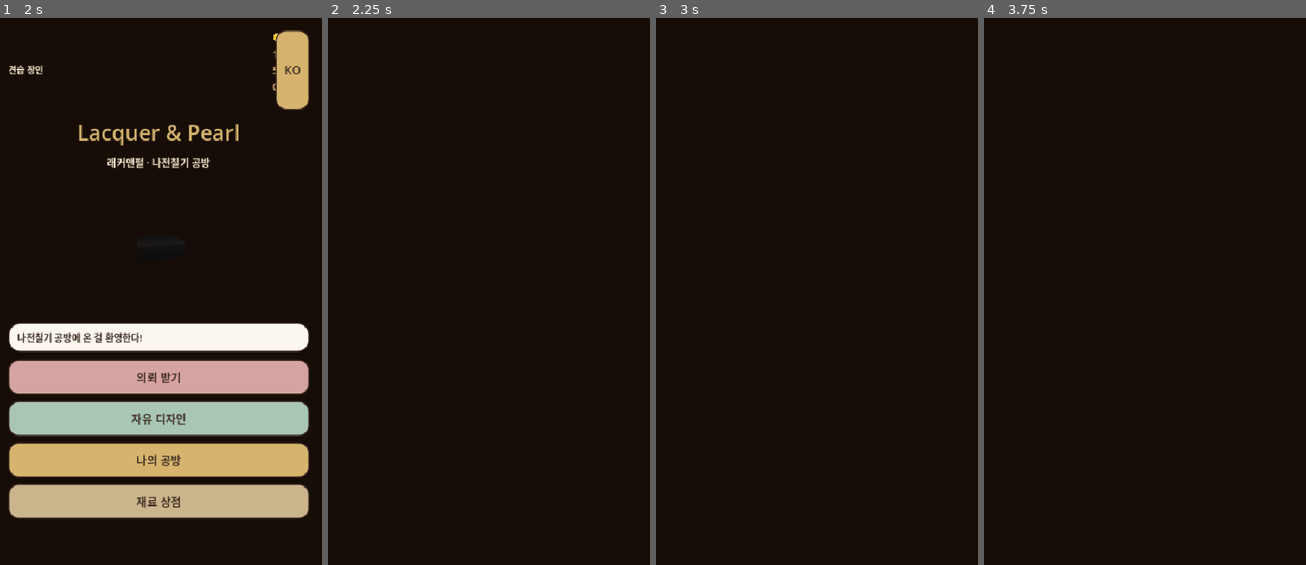
Above: before the commit, frames 1-4 (left to right).
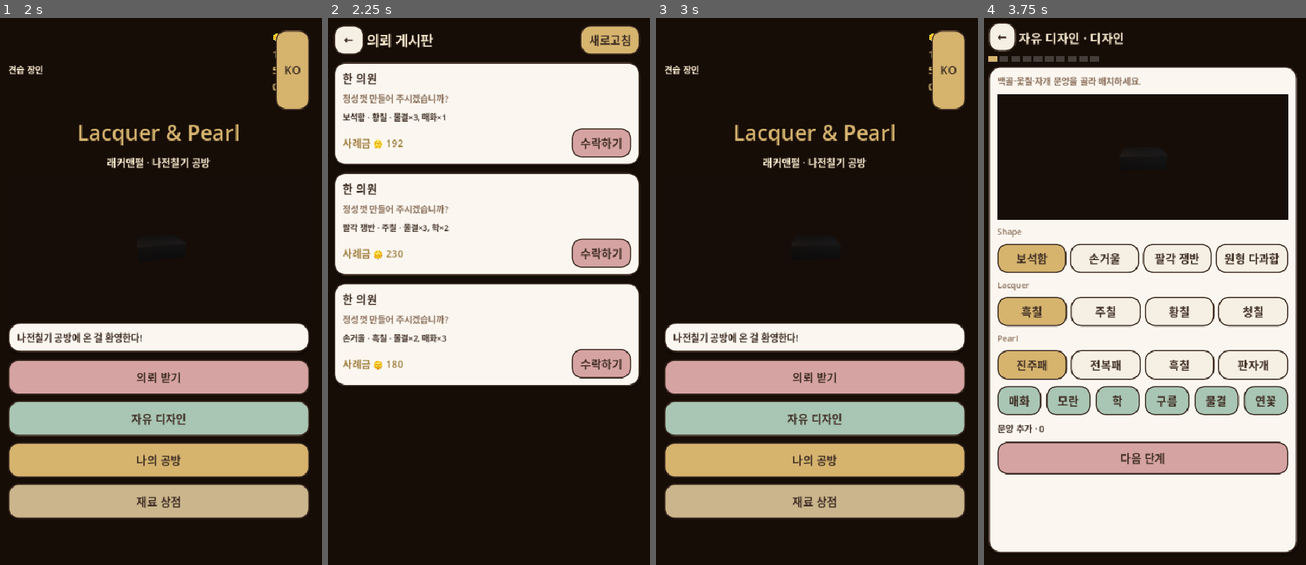
Above: after the commit, the same moments.

Repository: Lacquer-Pearl/lacquerandpearl
Game: Godot game, scene res://scenes/main.tscn
Two runs of this game, one before a commit and one after it. Both use one fixed random seed, a clock stepped at 60 frames per second and the inputs below.
Inputs (mouse positions are in pixels of both pictures, inside the frame that each line leads up to):
- Up to frame 1 (2 s): click "KO" at 0.5 s; click "EN" at 1.25 s
- Up to frame 2 (2.25 s): click "의뢰 받기" at 2 s
- Up to frame 3 (3 s): click (675, 39) at 2.75 s, where only the run after the commit has a clickable "←"
- Up to frame 4 (3.75 s): click (1141, 417) at 3.5 s, where only the run after the commit has a clickable "자유 디자인"

Frame 1 is identical in both runs. In frame 2, 55% of the frame differs, in the area x 1-97%, y 1-68%; in frame 3, 31%; in frame 4, 66%, in the area x 1-98%, y 0-98%.
Error before the commit: Parse Error: Cannot infer the type of "name" variable because the value doesn't have a set type. (res://scripts/board_screen.gd:51)

Commit message:
커밋

Diff:
--- a/godot/scripts/board_screen.gd
+++ b/godot/scripts/board_screen.gd
@@ -48,18 +48,21 @@
 	var box := VBoxContainer.new()
 	box.add_theme_constant_override("separation", 8)
 	panel.add_child(box)
-	var name := c["name_ko"] if I18n.lang() == "ko" else c["name_en"]
-	box.add_child(UiKit.make_label(str(name), 18))
-	var line := c["line_ko"] if I18n.lang() == "ko" else c["line_en"]
-	box.add_child(UiKit.make_label(str(line), 14, UiKit.BROWN_LIGHT))
-	var shape: String = c["shape"]
-	var lacquer: String = c["lacquer"]
-	var shape_name: String = GameData.SHAPES[shape]["name_ko" if I18n.lang() == "ko" else "name_en"]
-	var lac_name: String = GameData.LACQUERS[lacquer]["name_ko" if I18n.lang() == "ko" else "name_en"]
+	var nk := "name_ko" if I18n.lang() == "ko" else "name_en"
+	var patron_name: String = str(c[nk])
+	box.add_child(UiKit.make_label(patron_name, 18))
+	var line_key := "line_ko" if I18n.lang() == "ko" else "line_en"
+	var line_text: String = str(c[line_key])
+	box.add_child(UiKit.make_label(line_text, 14, UiKit.BROWN_LIGHT))
+	var shape: String = str(c["shape"])
+	var lacquer: String = str(c["lacquer"])
+	var shape_name: String = str(GameData.SHAPES[shape][nk])
+	var lac_name: String = str(GameData.LACQUERS[lacquer][nk])
 	var motif_bits: PackedStringArray = []
-	for m in c.get("motifs", {}).keys():
-		var mn: String = GameData.MOTIFS[m]["name_ko" if I18n.lang() == "ko" else "name_en"]
-		motif_bits.append("%s×%s" % [mn, c["motifs"][m]])
+	var motifs: Dictionary = c.get("motifs", {})
+	for m in motifs.keys():
+		var mn: String = str(GameData.MOTIFS[m][nk])
+		motif_bits.append("%s×%s" % [mn, motifs[m]])
 	box.add_child(UiKit.make_label("%s · %s · %s" % [shape_name, lac_name, ", ".join(motif_bits)], 13))
 	var row := HBoxContainer.new()
 	box.add_child(row)
@@ -67,6 +70,7 @@
 	reward.size_flags_horizontal = Control.SIZE_EXPAND_FILL
 	row.add_child(reward)
 	var accept := UiKit.make_button(I18n.t("board.accept"), UiKit.PINK, 42)
-	accept.pressed.connect(func(): GameState.start_craft(c))
+	var commission: Dictionary = c
+	accept.pressed.connect(func(): GameState.start_craft(commission))
 	row.add_child(accept)
 	return panel
Not shown, changed: src/lib/sound.ts
